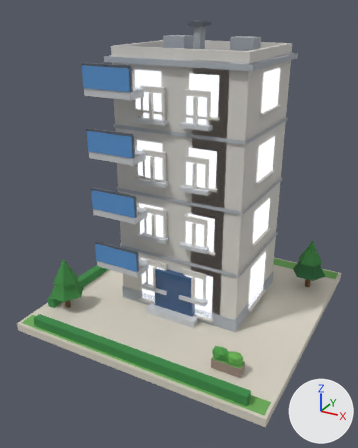
Renders of the glTF model public/models/05.glb from each side of a commit.
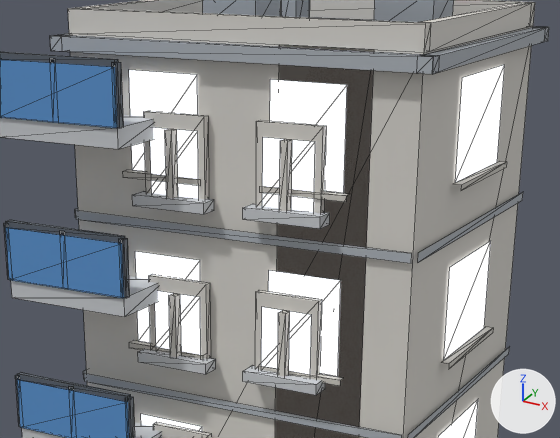
Old and new are each drawn whole from a camera (50 mm lens) standing at (0.776, -1.53, 1.098) and looking at (-0.018, -0.086, 0.376) and again close up on the part from 24% to 84% of the width and 9% to 47% of the height. Lighting does not change. The marker at lower right points along +X, +Y and +Z. The last two pictures show the newer version. The close-ups show mesh edges as thin lines. Vertices at exactly the same position are counted once.

Objects in the first close-up: 'b05'.
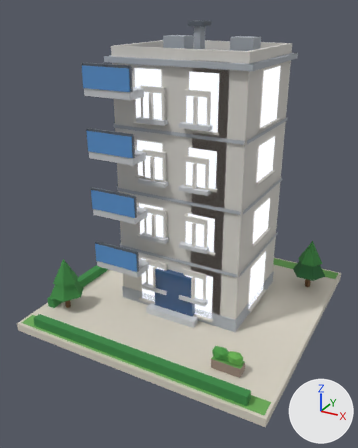
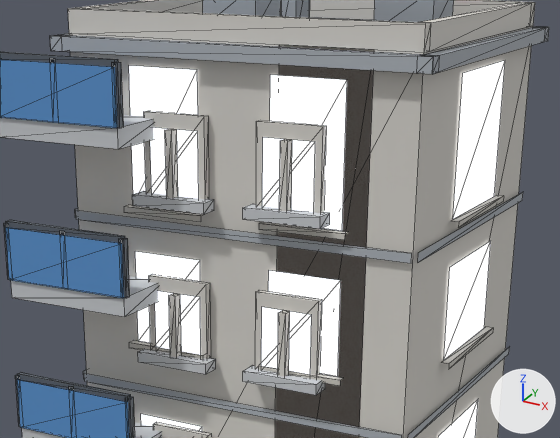
Pixel boxes (x1, y1, x2, y2) of what changed, in the close-ups (560 x 438 px; the box of a moved part takes in the faces that stretch with it):
```json
{"part": 1, "of": "me_b05", "change": "moved or reshaped", "before": [122, 170, 201, 186], "after": [124, 205, 204, 222]}
{"part": 2, "of": "me_b05", "change": "moved or reshaped", "before": [259, 186, 349, 202], "after": [259, 222, 348, 240]}
{"part": 3, "of": "me_b05", "change": "moved or reshaped", "before": [454, 161, 507, 191], "after": [451, 195, 504, 227]}
{"part": 4, "of": "me_b05", "change": "moved or reshaped", "before": [129, 65, 505, 193], "after": [129, 60, 505, 231]}
```

Scene script edits in JSON lines:
```json
{"block": "me_b05", "where": "me_b05.from_pydata(...)  # 1027 vertices, 1088 faces; spans x -0.48..0.48, y -0.48..0.48, z 0.0..1.055"}
{"block": "me_b05", "where": "# used by ob_b05; location = (0.0, 0.0, 0.0)"}
{"block": "me_b05", "where": "# before: 340 (-0.149, -0.143, 0.787) at pixel (132, 170), 341 (-0.05, -0.143, 0.787), 342 (-0.05, -0.143, 0.911) at pixel (197, 74), 343 (-0.149, -0.143, 0.911) at pixel (128, 69), 344 (0.05, -0.143, 0.787)"}
{"block": "me_b05", "where": "# before: 345 (0.149, -0.143, 0.787) at pixel (343, 193), 346 (0.149, -0.143, 0.911) at pixel (347, 84), 347 (0.05, -0.143, 0.911) at pixel (270, 79), 356 (0.243, -0.02, 0.787) at pixel (455, 182), 357 (0.243, 0.14, 0.787) at pixel (497, 162)"}
{"block": "me_b05", "where": "# before: 358 (0.243, 0.14, 0.911) at pixel (504, 64), 359 (0.243, -0.02, 0.911) at pixel (462, 77), 360 (-0.243, 0.14, 0.787), 361 (-0.243, -0.02, 0.787), 362 (-0.243, -0.02, 0.911)"}
{"block": "me_b05", "where": "# before: 363 (-0.243, 0.14, 0.911)"}
{"block": "me_b05", "change": "me_b05 part 1: the loose piece of 6 vertices spanning x -0.157..-0.041, y -0.154..-0.143, z 0.779..0.787 is moved by (0.0, 0.0, -0.045)"}
{"block": "me_b05", "change": "me_b05 part 2: the loose piece of 6 vertices spanning x 0.041..0.157, y -0.154..-0.143, z 0.779..0.787 is moved by (0.0, 0.0, -0.045)"}
{"block": "me_b05", "change": "me_b05 part 3: the loose piece of 6 vertices spanning x 0.243..0.254, y -0.028..0.148, z 0.779..0.787 is moved by (0.0, 0.0, -0.045)"}
{"block": "me_b05", "change": "me_b05 part 4"}
{"op": "add", "block": "me_b05", "code": "for i in [340, 341, 344, 345, 356, 357, 360, 361]: me_b05.vertices[i].co += Vector((0.0, 0.0, -0.045))"}
{"op": "add", "block": "me_b05", "code": "for i in [342, 343, 346, 347, 358, 359, 362, 363]: me_b05.vertices[i].co += Vector((0.0, 0.0, 0.005))"}
```
